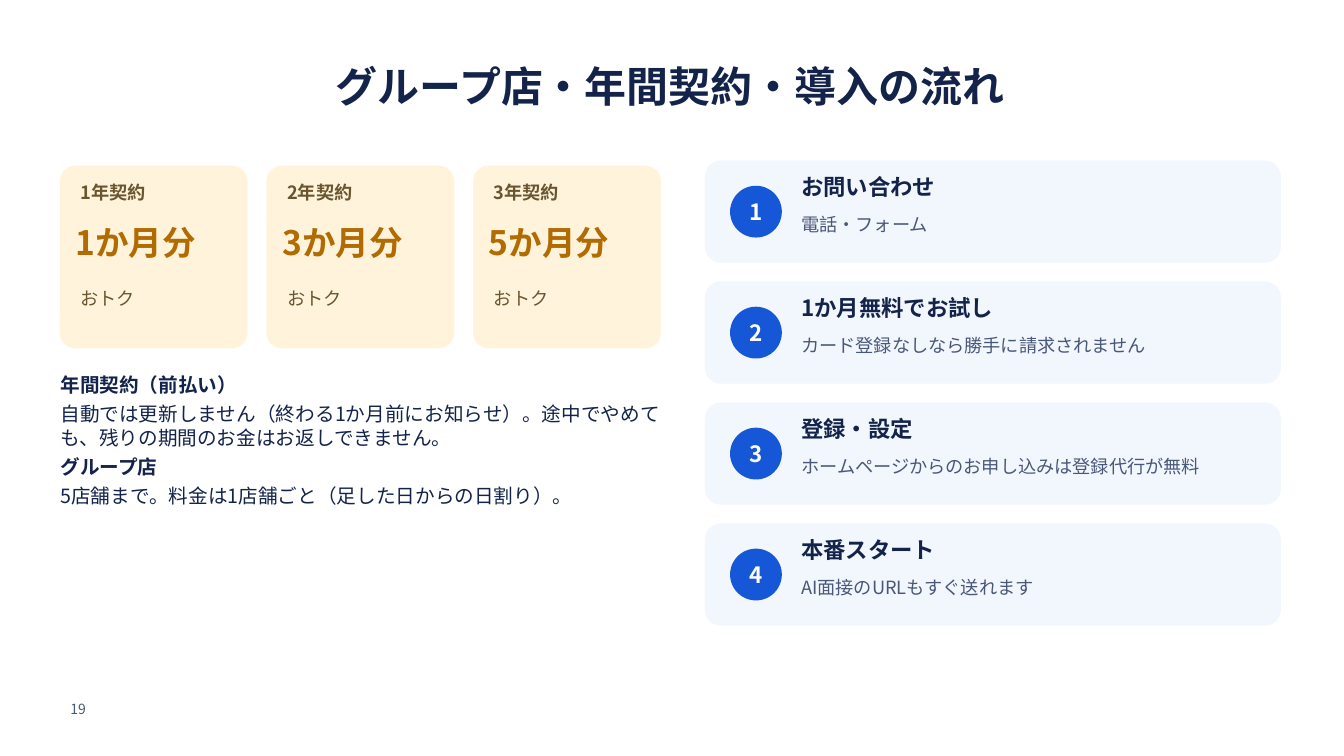
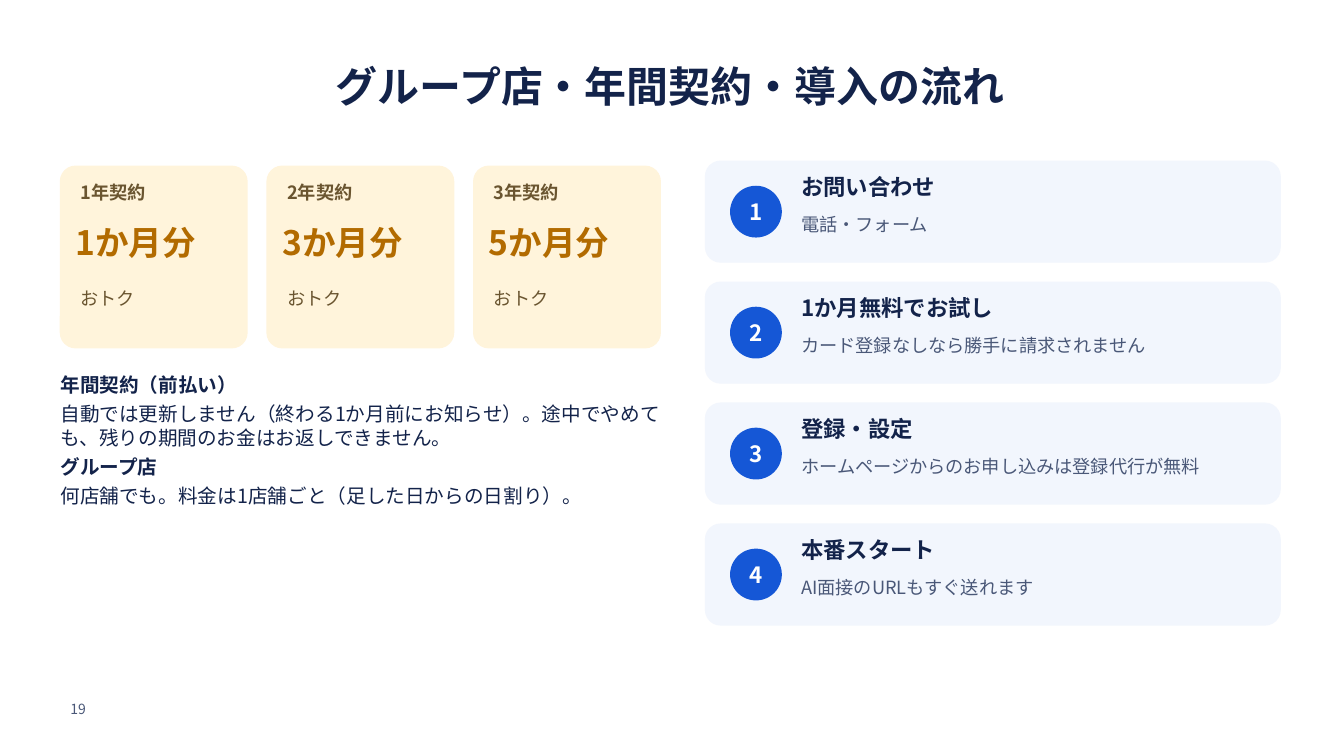
Before and after one commit to SatoAkito2026/GACHICAREERAI, a slide deck: slide 19 of docs/posupos-sales/posupos-shiryo.pptx. Drawn at 1344x756 pixels with LibreOffice and Linux fonts; fonts in the diff are those of the drawing; background and template pictures are left out. Boxes give left, top, right and bottom in pixels: in the first picture for what was removed or moved away, otherwise in the second. Text is boxed around its words. In the diff, an @@ line names an element or a change of style, - is before the commit and + after.

```diff
--- a/docs/posupos-sales/posupos-shiryo.pptx
+++ b/docs/posupos-sales/posupos-shiryo.pptx
@@ text at [60, 486, 582, 505]: text changed @@
-5店舗まで。料金は1店舗ごと（足した日からの日割り）。
+何店舗でも。料金は1店舗ごと（足した日からの日割り）。
```
Also in this commit, not shown: 1 other slide changed, 25 other files.
